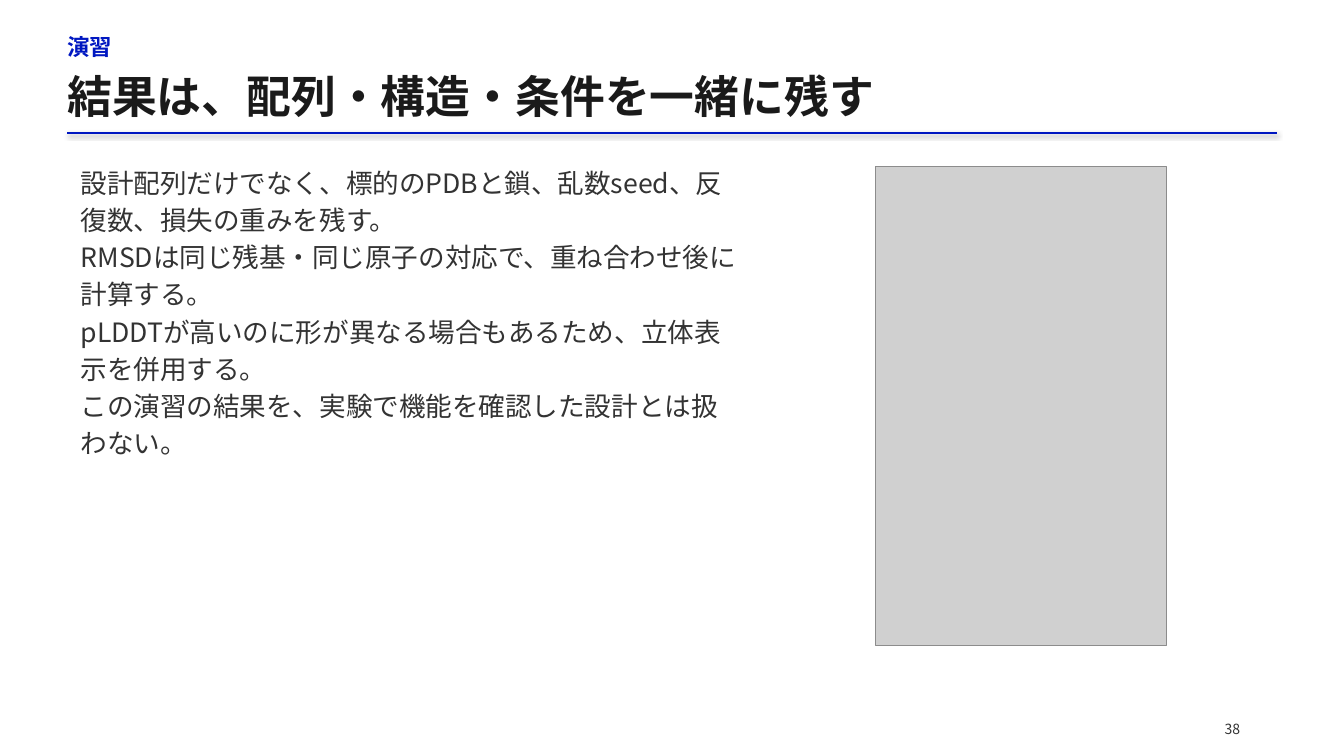
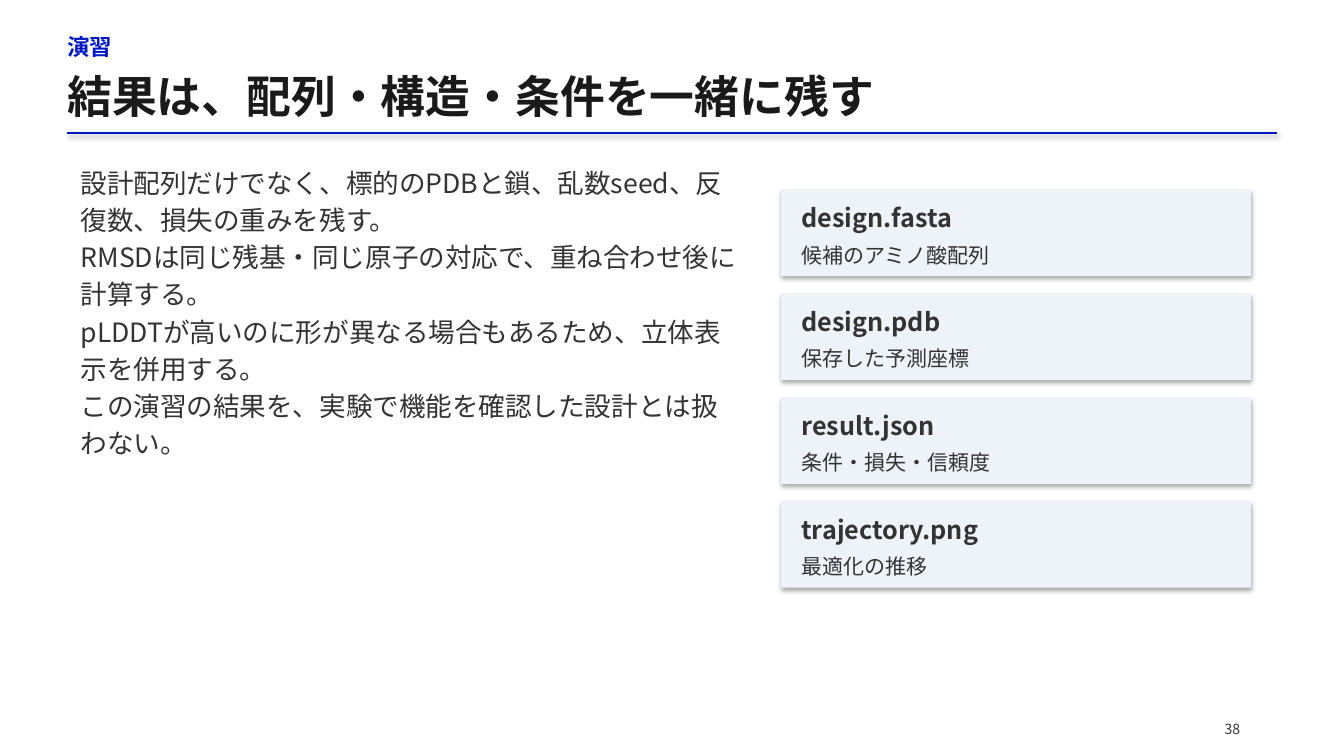
Before and after one commit to matsunagalab/lecture_bioinfo, a slide deck: slide 38 of 07_タンパク質設計/07_タンパク質設計.pptx. Drawn at 1344x756 pixels with LibreOffice and Linux fonts; fonts in the diff are those of the drawing; grey boxes stand for pictures. Boxes give left, top, right and bottom in pixels: in the first picture for what was removed or moved away, otherwise in the second. Text is boxed around its words. In the diff, an @@ line names an element or a change of style, - is before the commit and + after.

Commit message:
Improve lecture 07 figures, equations, and Japanese explanations

```diff
--- a/07_タンパク質設計/07_タンパク質設計.pptx
+++ b/07_タンパク質設計/07_タンパク質設計.pptx
@@ picture removed at box(875, 166, 1167, 645) @@
@@ rectangle added at box(781, 190, 1251, 276), fill #EEF3FA @@
@@ text added at box(801, 206, 952, 233), 18 pt, text #333333, bold @@
+design.fasta
@@ text added at box(801, 245, 990, 265), 15 pt, text #333333 @@
+候補のアミノ酸配列
@@ rectangle added at box(781, 293, 1251, 380), fill #EEF3FA @@
@@ text added at box(801, 310, 940, 337), 18 pt, text #333333, bold @@
+design.pdb
@@ text added at box(801, 348, 969, 368), 15 pt, text #333333 @@
+保存した予測座標
@@ rectangle added at box(781, 397, 1251, 484), fill #EEF3FA @@
@@ text added at box(801, 414, 934, 441), 18 pt, text #333333, bold @@
+result.json
@@ text added at box(801, 452, 990, 472), 15 pt, text #333333 @@
+条件・損失・信頼度
@@ rectangle added at box(781, 501, 1251, 588), fill #EEF3FA @@
@@ text added at box(801, 518, 978, 545), 18 pt, text #333333, bold @@
+trajectory.png
@@ text added at box(801, 556, 927, 576), 15 pt, text #333333 @@
+最適化の推移
```
Also in this commit, not shown: 25 other slides changed, 1 slide added, 1 slide removed, 2 other files.
